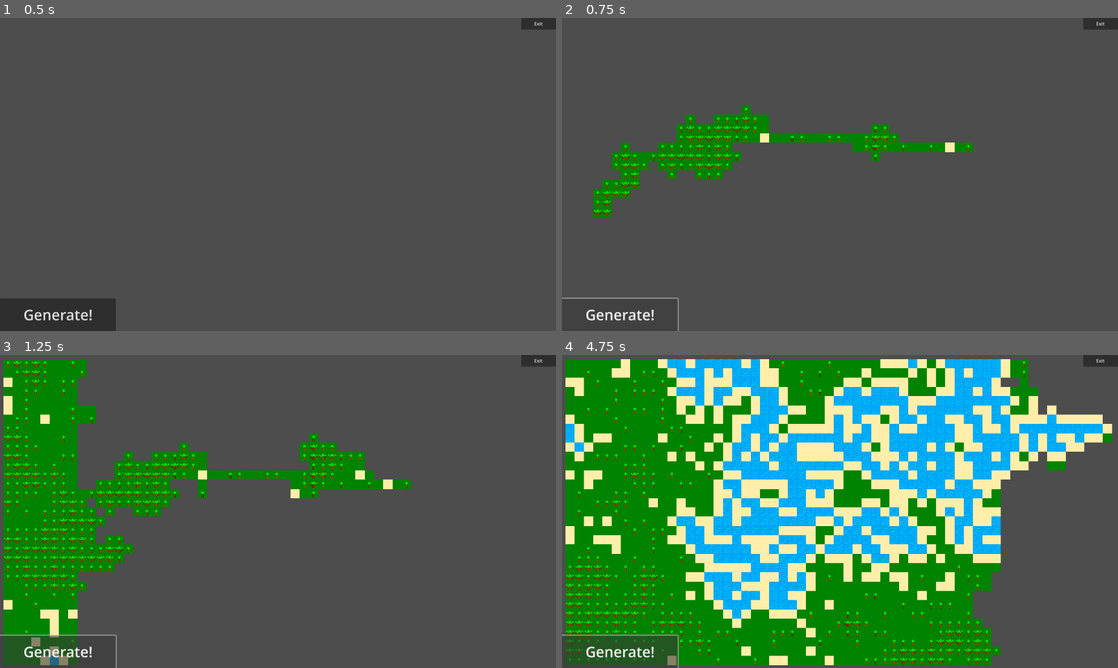
Above: before the commit, frames 1-4 (two rows, left to right).
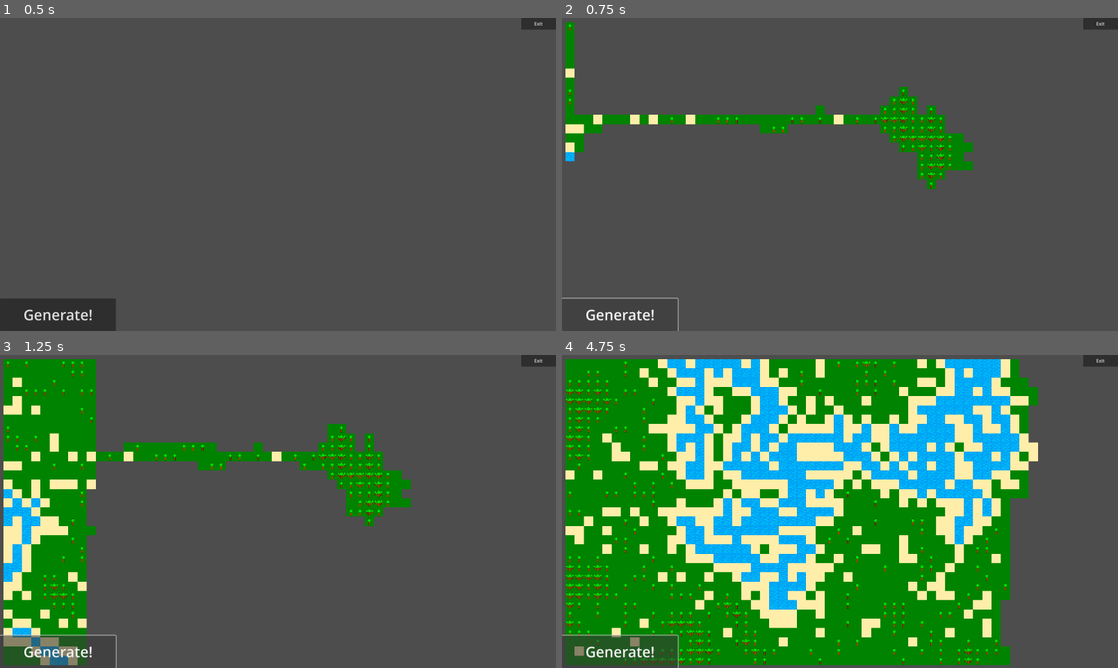
Above: after the commit, the same moments.

Repository: JomberR/Wave-Function-Collapse
Game: Godot game, scene res://Levels/Test_Level.tscn
Two runs of this game, one before a commit and one after it. Both use one fixed random seed, a clock stepped at 60 frames per second and the inputs below.
Inputs:
- Up to frame 1 (0.5 s): no input
- Up to frame 2 (0.75 s): click "Generate!" at 0.5 s
- Up to frame 3 (1.25 s): no input
- Up to frame 4 (4.75 s): click "Generate!" at 1.25 s; click "Generate!" at 2 s

Frame 1 is identical in both runs. In frame 2, 9.4% of the frame differs, in the area x 0-74%, y 1-64%; in frame 3, 15%; in frame 4, 23%, in the area x 0-99%, y 1-100%.

Commit message:
Tiles can now have a soft-limit.
Tiles have a limit where their priority drops after the limit has been hit.

Diff:
--- a/Levels/Test_Level.tscn
+++ b/Levels/Test_Level.tscn
@@ -6,8 +6,6 @@
 [node name="Test_Level" type="Node2D"]
 
 [node name="Wave_Function_Collapse_Generic" parent="." instance=ExtResource("1_t4lt5")]
-height = 33
-width = 59
 tiles_to_place = 10
 
 [node name="Camera2D" type="Camera2D" parent="."]
--- a/Scripts/Wave_Function_Collapse/Wave_Cell.gd
+++ b/Scripts/Wave_Function_Collapse/Wave_Cell.gd
@@ -4,18 +4,19 @@
 class_name Wave_Cell
 
 signal updated_tiles(superposition: Array, location: Vector2i)
-signal placed_tile(tile_name: String)
+signal placed_tile(tile: Wave_Tile)
 
-@export var possible_tiles_resources: Array[Wave_Tile] = []
+var possible_tiles_resources: Array[Wave_Tile] = []
 
 var possible_tile_nodes: Array[Wave_Tile] = []
 
 var location: Vector2i
 var tileMap: TileMap
 
-func init(vector_init: Vector2i, tileMap_init: TileMap):
+func init(vector_init: Vector2i, tileMap_init: TileMap, possible_tiles_resources_init: Array[Wave_Tile]):
 	location = vector_init
 	tileMap = tileMap_init
+	possible_tiles_resources = possible_tiles_resources_init
 
 	_populate_tiles()
 
@@ -64,7 +65,7 @@
 func collapse():
 	if(possible_tile_nodes.size() == 0):
 		print_debug("Oops!")
-		updated_tiles.emit(possible_tile_nodes, location)
+		#updated_tiles.emit(possible_tile_nodes, location)
 		return
 
 	var collapsed_tile: Wave_Tile = _weighted_random_tile()
@@ -86,7 +87,7 @@
 
 	tileMap.set_cell(layer, location, tile_id, atlas_coords)
 	updated_tiles.emit(possible_tile_nodes, location)
-	placed_tile.emit(tile.tile_name)
+	placed_tile.emit(tile)
 
 func _weighted_random_tile() -> Wave_Tile:
 	var weight_total = 0
--- a/Scripts/Wave_Function_Collapse/Wave_Function_Collapse.gd
+++ b/Scripts/Wave_Function_Collapse/Wave_Function_Collapse.gd
@@ -8,23 +8,23 @@
 
 @export var tileMap: TileMap
 @export var wave_cell: PackedScene
+@export var possible_tiles_resources: Array[Wave_Tile] = []
 
 @export var placement_delay: float = .01
 @export var tiles_to_place: int = 1
 
-var _wave_cells: Array = [Wave_Cell]
+var _wave_cells: Array[Wave_Cell] = []
 var _delay: float
 var _is_generating: bool = false
 
 # Called when the node enters the scene tree for the first time.
 func _ready():
-#	_populate_cells(wave_cell)
-#	_collapse_random_cell()
 	_delay = placement_delay
 
 func generate_map():
 	tileMap.clear()
 	_wave_cells.clear()
+	_reset_tile_count()
 
 	_populate_cells(wave_cell)
 	_collapse_random_cell()
@@ -43,6 +43,10 @@
 			if(_wave_cells.size() <= 0):
 				_is_generating = false
 
+func _reset_tile_count():
+	for tile_resource in possible_tiles_resources:
+		tile_resource.tiles_placed = 0
+
 func _populate_cells(cell):
 	for x in width:
 		for y in height:
@@ -51,7 +55,8 @@
 func _create_cell(location: Vector2i, cell: PackedScene):
 	var node: Wave_Cell = cell.instantiate()
 	node.updated_tiles.connect(_propagate)
-	node.init(location, tileMap)
+	node.placed_tile.connect(_increment_tile_count)
+	node.init(location, tileMap, possible_tiles_resources)
 	_wave_cells.append(node)
 
 func _collapse_cell():
@@ -97,3 +102,8 @@
 func _propagate(superposition, location):
 	for cell in _wave_cells:
 		cell.update_superposition(location, superposition)
+
+func _increment_tile_count(tile: Wave_Tile):
+	for tile_resource in possible_tiles_resources:
+		if (tile.tile_name == tile_resource.tile_name):
+			tile.tiles_placed += 1
--- a/Scripts/Wave_Function_Collapse/Wave_Tile.gd
+++ b/Scripts/Wave_Function_Collapse/Wave_Tile.gd
@@ -13,7 +13,7 @@
 	get = _get_modified_weight
 
 #A manager should modify/reset/keep track of this value.
-var current_tiles_placed = 0
+var tiles_placed = 0
 
 #To be more clear: the index of the tile in the tilemap. It could be different depending checked which map we're using.
 @export var source_id: int
@@ -24,7 +24,7 @@
 
 func _get_modified_weight():
 	var modified = 1
-	if(limit == -1 || current_tiles_placed < limit):
+	if(limit == -1 || tiles_placed < limit):
 		return weight
 	else:
 		modified = clampi(weight - weight_limit_penalty, 1, weight)
--- a/Wave_Function_Collapse/Generic/Tiles/Wave_Tile_Generic_Forest.tres
+++ b/Wave_Function_Collapse/Generic/Tiles/Wave_Tile_Generic_Forest.tres
@@ -6,8 +6,8 @@
 script = ExtResource("1_mcqca")
 tile_name = "forest"
 weight = 7
-limit = -1
-weight_limit_penalty = 0
+limit = 150
+weight_limit_penalty = 6
 source_id = 2
 atlas_coords = Vector2i(0, 0)
 valid_neighbors = Array[String](["forest", "tree"])
--- a/Wave_Function_Collapse/Generic/Tiles/Wave_Tile_Generic_Water.tres
+++ b/Wave_Function_Collapse/Generic/Tiles/Wave_Tile_Generic_Water.tres
@@ -6,8 +6,8 @@
 script = ExtResource("1_x4qc6")
 tile_name = "water"
 weight = 8
-limit = -1
-weight_limit_penalty = 0
+limit = 300
+weight_limit_penalty = 7
 source_id = 3
 atlas_coords = Vector2i(0, 0)
 valid_neighbors = Array[String](["water", "sand"])
--- a/Wave_Function_Collapse/Generic/Wave_Function_Collapse_Generic.tscn
+++ b/Wave_Function_Collapse/Generic/Wave_Function_Collapse_Generic.tscn
@@ -1,13 +1,21 @@
-[gd_scene load_steps=4 format=3 uid="uid://dqa0txoerra4d"]
+[gd_scene load_steps=9 format=3 uid="uid://dqa0txoerra4d"]
 
 [ext_resource type="PackedScene" uid="uid://bijg8rjxwbs60" path="res://TileMaps/TileMap_Generic.tscn" id="1"]
 [ext_resource type="Script" path="res://Scripts/Wave_Function_Collapse/Wave_Function_Collapse.gd" id="1_rpvpg"]
 [ext_resource type="PackedScene" uid="uid://cmip03wq525y3" path="res://Wave_Function_Collapse/Generic/Wave_Cell_Generic.tscn" id="2_0q6vn"]
+[ext_resource type="Resource" uid="uid://df6p8g4sjhi71" path="res://Wave_Function_Collapse/Generic/Tiles/Wave_Tile_Generic_Forest.tres" id="3_qmhwy"]
+[ext_resource type="Resource" uid="uid://cmp4bkxmqul3i" path="res://Wave_Function_Collapse/Generic/Tiles/Wave_Tile_Generic_Grass.tres" id="4_8lprm"]
+[ext_resource type="Resource" uid="uid://bmykxag264w1q" path="res://Wave_Function_Collapse/Generic/Tiles/Wave_Tile_Generic_Sand.tres" id="5_fwyf1"]
+[ext_resource type="Resource" uid="uid://ce4228dm6apls" path="res://Wave_Function_Collapse/Generic/Tiles/Wave_Tile_Generic_Tree.tres" id="6_guhs5"]
+[ext_resource type="Resource" uid="uid://dwos1erlj8hga" path="res://Wave_Function_Collapse/Generic/Tiles/Wave_Tile_Generic_Water.tres" id="7_b6dq1"]
 
 [node name="Wave_Function_Collapse_Generic" type="Node2D" node_paths=PackedStringArray("tileMap")]
 script = ExtResource("1_rpvpg")
+height = 33
+width = 59
 tileMap = NodePath("TileMap_Generic")
 wave_cell = ExtResource("2_0q6vn")
+possible_tiles_resources = Array[Resource("res://Scripts/Wave_Function_Collapse/Wave_Tile.gd")]([ExtResource("3_qmhwy"), ExtResource("4_8lprm"), ExtResource("5_fwyf1"), ExtResource("6_guhs5"), ExtResource("7_b6dq1")])
 
 [node name="TileMap_Generic" parent="." instance=ExtResource("1")]
 
